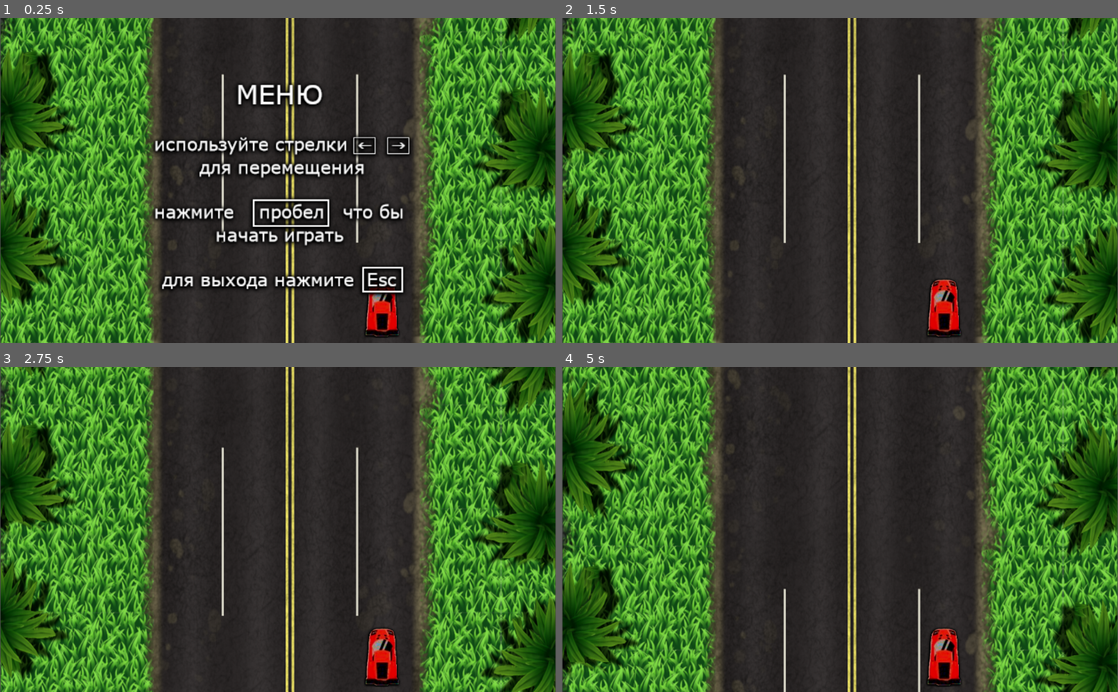
Above: before the commit, frames 1-4 (two rows, left to right).
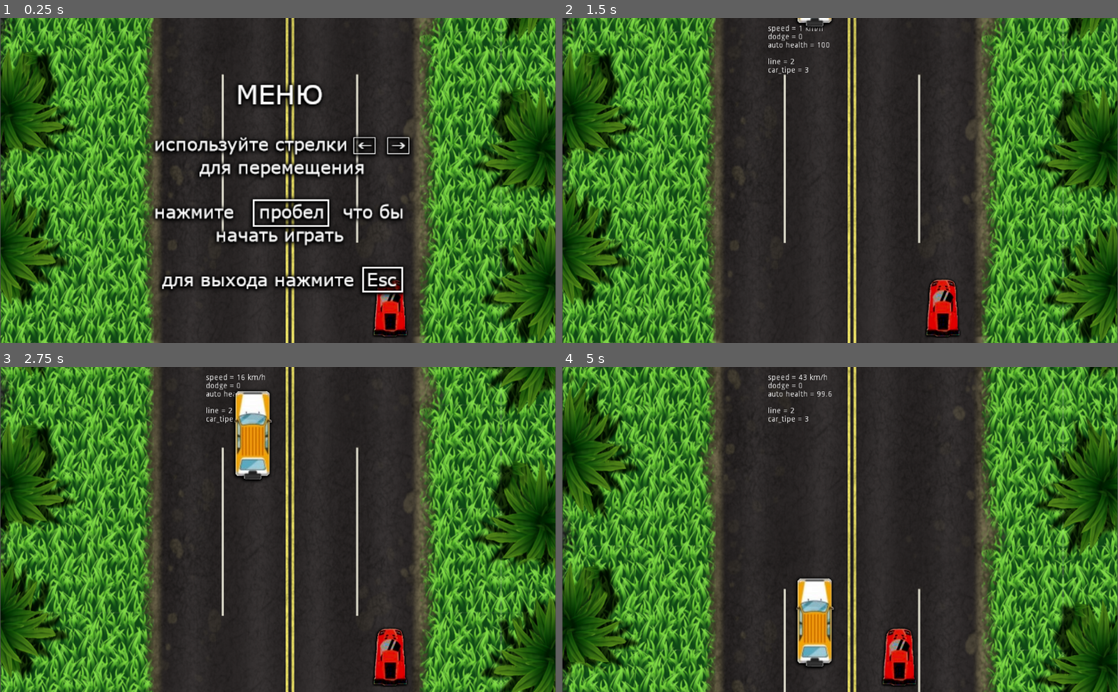
Above: after the commit, the same moments.

Repository: sekira/car_race_game_godot
Game: Godot game, scene res://scn_s/road_infinity.tscn
Same seed, same stepped clock (60 frames per second), same inputs: the game is played once before the commit and once after it.
Inputs:
- Up to frame 1 (0.25 s): no input
- Up to frame 2 (1.5 s): tap Enter at 0.5 s; hold Right (car_right) 0.53-1.28 s; tap Space (pause) at 1.25 s; hold Left (car_left) from 1.28 s (still down)
- Up to frame 3 (2.75 s): release Left (car_left) at 2.03 s; hold Right (car_right) from 2.03 s (still down)
- Up to frame 4 (5 s): release Right (car_right) at 3.53 s; hold Left (car_left) from 3.53 s (still down)

The runs differ from the first frame. In frame 1, 0.8% of the frame differs, in the area x 65-74%, y 80-99%; in frame 2, 0.8%; in frame 3, 2.9%; in frame 4, 3.8%, in the area x 37-72%, y 2-99%.
Error before the commit: Invalid set index 'position' (on base: 'null instance') with value of type 'Vector2'. (res://scn_s/game_logic.gd:53)

Commit message:
запустил игровой цикл

Diff:
--- a/v00/scn_s/red_race_car.tscn
+++ b/v00/scn_s/red_race_car.tscn
@@ -5,7 +5,7 @@
 [sub_resource type="ConvexPolygonShape2D" id=1]
 points = PoolVector2Array( 24, -43, 19.623, -50.656, 8.998, -53.668, -11.268, -53.739, -19.077, -50.763, -24.066, -42.805, -31.573, 53.654, 31.122, 53.726 )
 
-[node name="Node2D" type="Node2D"]
+[node name="red_car" type="Node2D"]
 
 [node name="red_sport_car" type="Sprite" parent="."]
 position = Vector2( 0, -1 )
--- a/v00/scn_s/road_infinity.tscn
+++ b/v00/scn_s/road_infinity.tscn
@@ -1,9 +1,21 @@
-[gd_scene load_steps=5 format=2]
+[gd_scene load_steps=11 format=2]
 
 [ext_resource path="res://img_s/road2.png" type="Texture" id=1]
 [ext_resource path="res://scn_s/game_logic.gd" type="Script" id=2]
 [ext_resource path="res://img_s/pause.png" type="Texture" id=3]
 [ext_resource path="res://scn_s/red_race_car.tscn" type="PackedScene" id=4]
+[ext_resource path="res://img_s/ranher1.png" type="Texture" id=5]
+[ext_resource path="res://img_s/musle_car.png" type="Texture" id=6]
+[ext_resource path="res://img_s/fura.png" type="Texture" id=7]
+
+[sub_resource type="RectangleShape2D" id=1]
+extents = Vector2( 28.8395, 203.588 )
+
+[sub_resource type="RectangleShape2D" id=2]
+extents = Vector2( 23.8505, 59.1183 )
+
+[sub_resource type="RectangleShape2D" id=3]
+extents = Vector2( 24.6782, 62.0275 )
 
 [node name="main_game" type="Node2D"]
 scale = Vector2( 1.28, 1.28 )
@@ -19,8 +31,8 @@
 scale = Vector2( 0.78, 1 )
 texture = ExtResource( 1 )
 
-[node name="Node2D" parent="." instance=ExtResource( 4 )]
-position = Vector2( 550, 418.894 )
+[node name="red_car" parent="." instance=ExtResource( 4 )]
+position = Vector2( 561.706, 418.894 )
 scale = Vector2( 0.6, 0.6 )
 
 [node name="pause" type="Sprite" parent="."]
@@ -29,11 +41,41 @@
 texture = ExtResource( 3 )
 
 [node name="RichTextLabel" type="RichTextLabel" parent="."]
-margin_left = 278.561
-margin_top = 3.93727
-margin_right = 519.561
-margin_bottom = 66.9373
-rect_scale = Vector2( 1, 1.375 )
+margin_left = 296.404
+margin_top = 10.0
+margin_right = 537.404
+margin_bottom = 104.296
+rect_scale = Vector2( 0.8, 0.8 )
 __meta__ = {
 "_edit_use_anchors_": false
 }
+
+[node name="fura" type="Node2D" parent="."]
+position = Vector2( -79.0917, 222.722 )
+
+[node name="Sprite" type="Sprite" parent="fura"]
+texture = ExtResource( 7 )
+
+[node name="CollisionShape2D" type="CollisionShape2D" parent="fura"]
+shape = SubResource( 1 )
+
+[node name="musle_car" type="Node2D" parent="."]
+position = Vector2( -170.507, 91.0476 )
+
+[node name="Sprite" type="Sprite" parent="musle_car"]
+position = Vector2( -2.70499, -1.03227 )
+texture = ExtResource( 6 )
+
+[node name="CollisionShape2D" type="CollisionShape2D" parent="musle_car"]
+position = Vector2( -3.31082, -3.05176e-05 )
+shape = SubResource( 2 )
+
+[node name="rancher1" type="Node2D" parent="."]
+position = Vector2( -173.818, 241.69 )
+
+[node name="Sprite" type="Sprite" parent="rancher1"]
+texture = ExtResource( 5 )
+
+[node name="CollisionShape2D" type="CollisionShape2D" parent="rancher1"]
+position = Vector2( 0.827713, -0.827682 )
+shape = SubResource( 3 )
